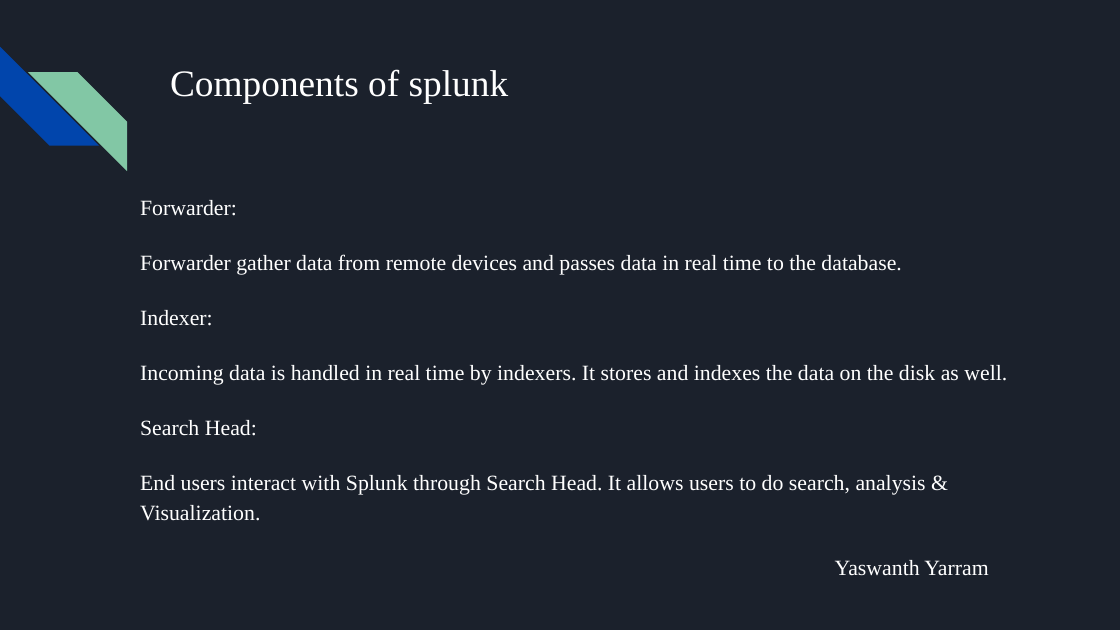
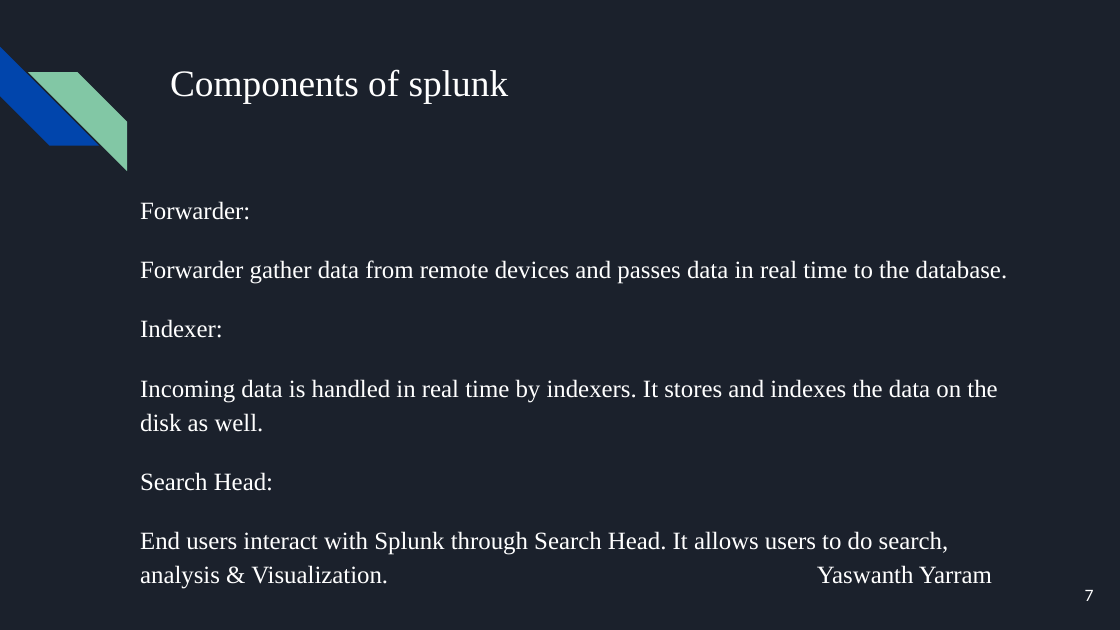
Before and after one commit to VSMDURGAPRASAD/splunk-project, a slide deck: slide 7 of docs/Splunk.pptx. Drawn at 1120x630 pixels with LibreOffice and Linux fonts; fonts in the diff are those of the drawing. Boxes give left, top, right and bottom in pixels: in the first picture for what was removed or moved away, otherwise in the second. Text is boxed around its words. In the diff, an @@ line names an element or a change of style, - is before the commit and + after.

Commit message:
Updated slides with Page alienation and Formatting

```diff
--- a/docs/Splunk.pptx
+++ b/docs/Splunk.pptx
@@ text at box(140, 201, 1008, 491): size 14 to 16 pt in "Forwarder:", "Forwarder gather data from remote devices and ...", "Indexer:", "Incoming data is handled in real time ..." and 1 more places @@
@@ text at box(140, 531, 992, 589): text changed; size 14 to 16 pt @@
-End users interact with Splunk through Search Head. It allows users to do search, analysis & Visualization.
-Yaswanth Yarram
+End users interact with Splunk through Search Head. It allows users to do search, analysis & Visualization. Yaswanth Yarram
@@ page number added at box(1085, 590, 1094, 601), 10 pt, text #FFFFFF @@
+7
```
Also in this commit, not shown: 17 other slides changed.
